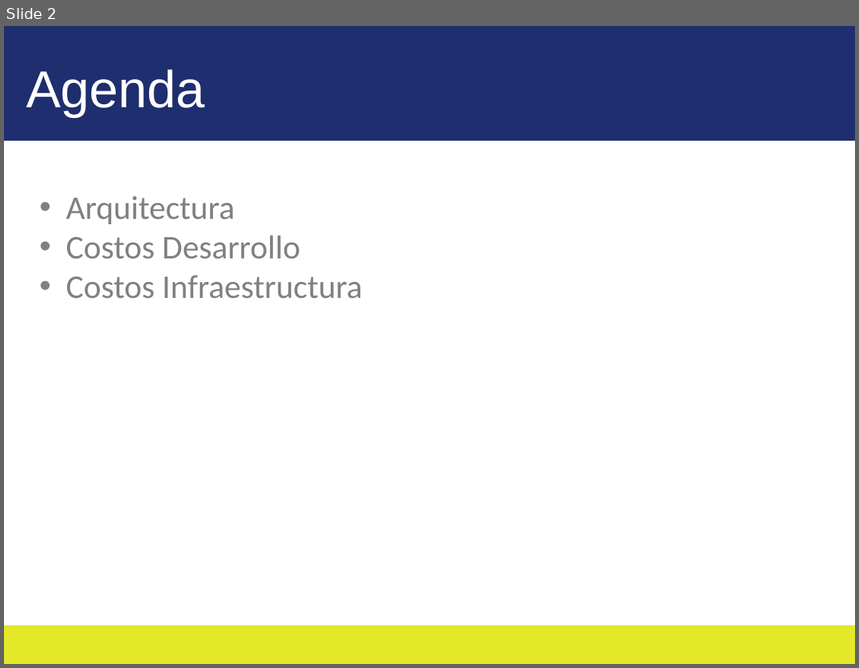
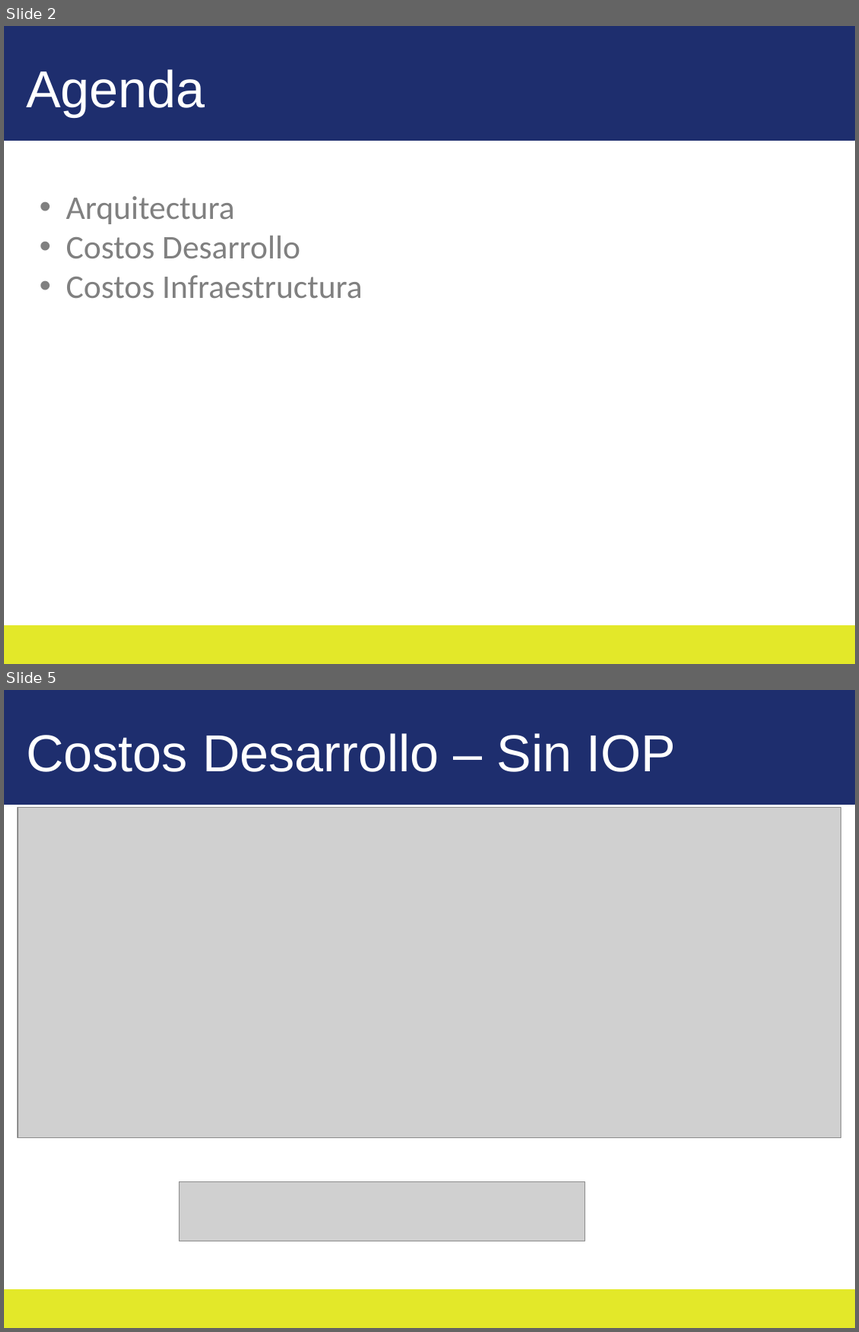
Before and after one commit to LuisPolo/ProyectoCore, a slide deck: Presentacion-kadabra.pptx. Shown one above the other, each under a label of ours: slide 2 before the commit, slides 2 and 5 after it; the slides between them are not shown. The pictures are 859x668 and 859x1332 pixels, drawn with LibreOffice and Linux fonts; fonts in the diff are those of the drawing; grey boxes stand for pictures; background and template pictures are left out. Boxes give left, top, right and bottom in pixels: in the first picture for what was removed or moved away, otherwise in the second. Text is boxed around its words. In the diff, an @@ line names an element or a change of style, - is before the commit and + after.

```diff
--- a/Presentacion-kadabra.pptx
+++ b/Presentacion-kadabra.pptx
@@ slide 5 added at (4,690,855,1328), background #FFFFFF; not listed: 2 template elements that a slide beside it also shows @@
@@ text added at (26,733,677,772), 44 pt, text #FFFFFF @@
+Costos Desarrollo – Sin IOP
@@ picture added at (18,808,841,1138) @@
@@ picture added at (180,1182,585,1242) @@
```
Also in this commit, not shown: 1 slide changed, 5 other slides added, 4 slides removed, 1 other file.
